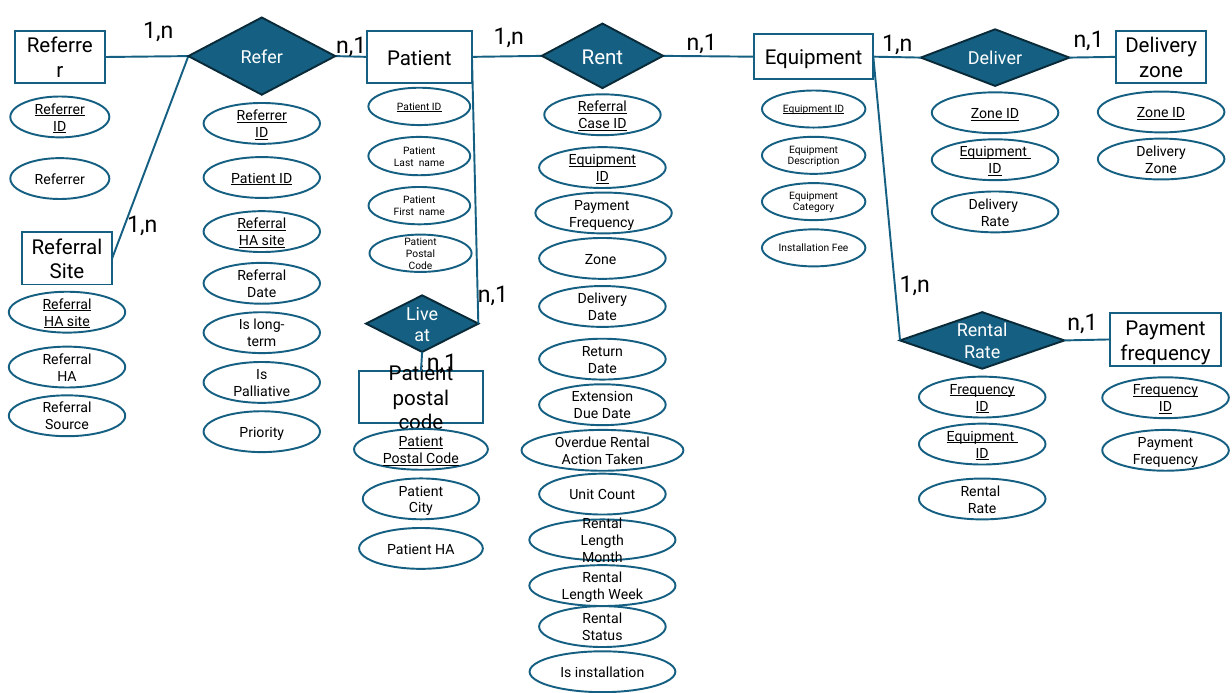
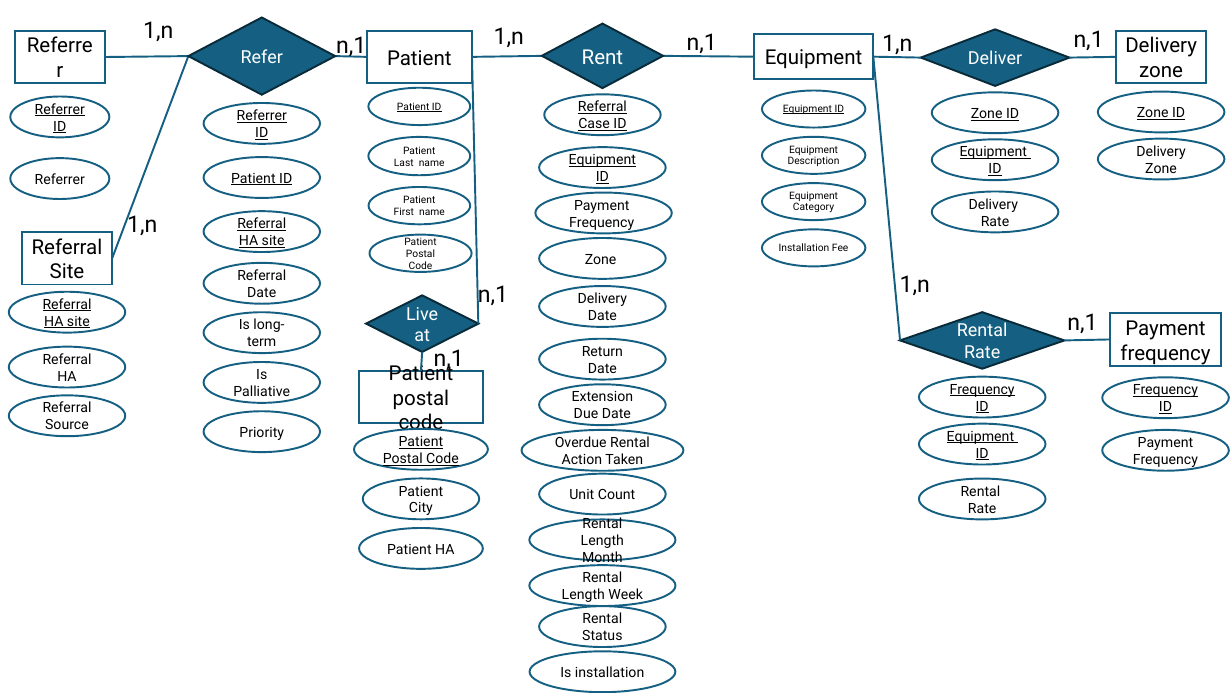
Before and after one commit to miaowwwwww/CSC370-project, a slide deck: slide 10 of ERD.pptx. Drawn at 1232x693 pixels with LibreOffice and Linux fonts; fonts in the diff are those of the drawing. Boxes give left, top, right and bottom in pixels: in the first picture for what was removed or moved away, otherwise in the second. Text is boxed around its words. In the diff, an @@ line names an element or a change of style, - is before the commit and + after.

```diff
--- a/ERD.pptx
+++ b/ERD.pptx
@@ text "n,1" moved from (x1=427, y1=349, x2=457, y2=375) to (x1=434, y1=345, x2=464, y2=371) @@
```
Also in this commit, not shown: 1 slide added, 3 other files.
